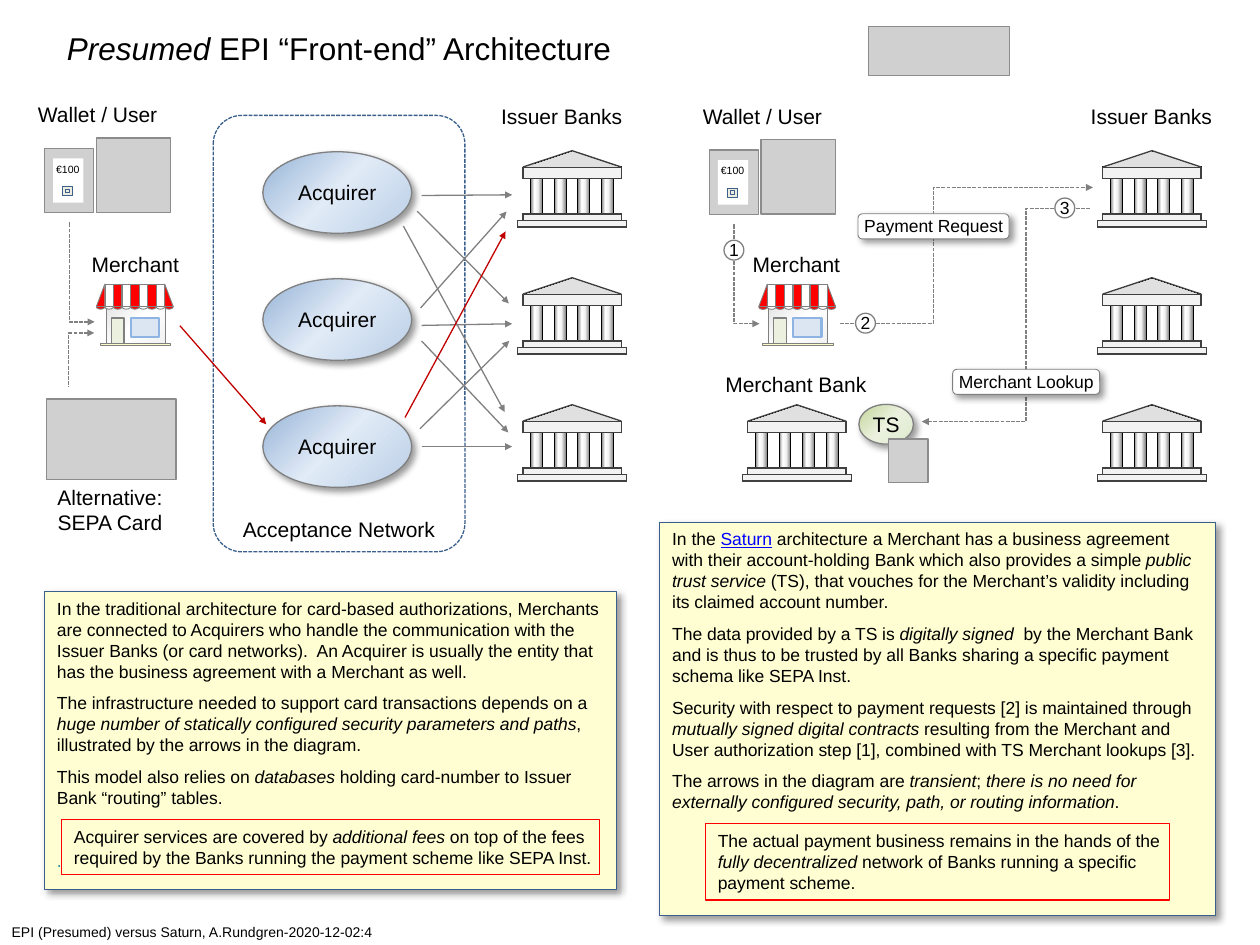
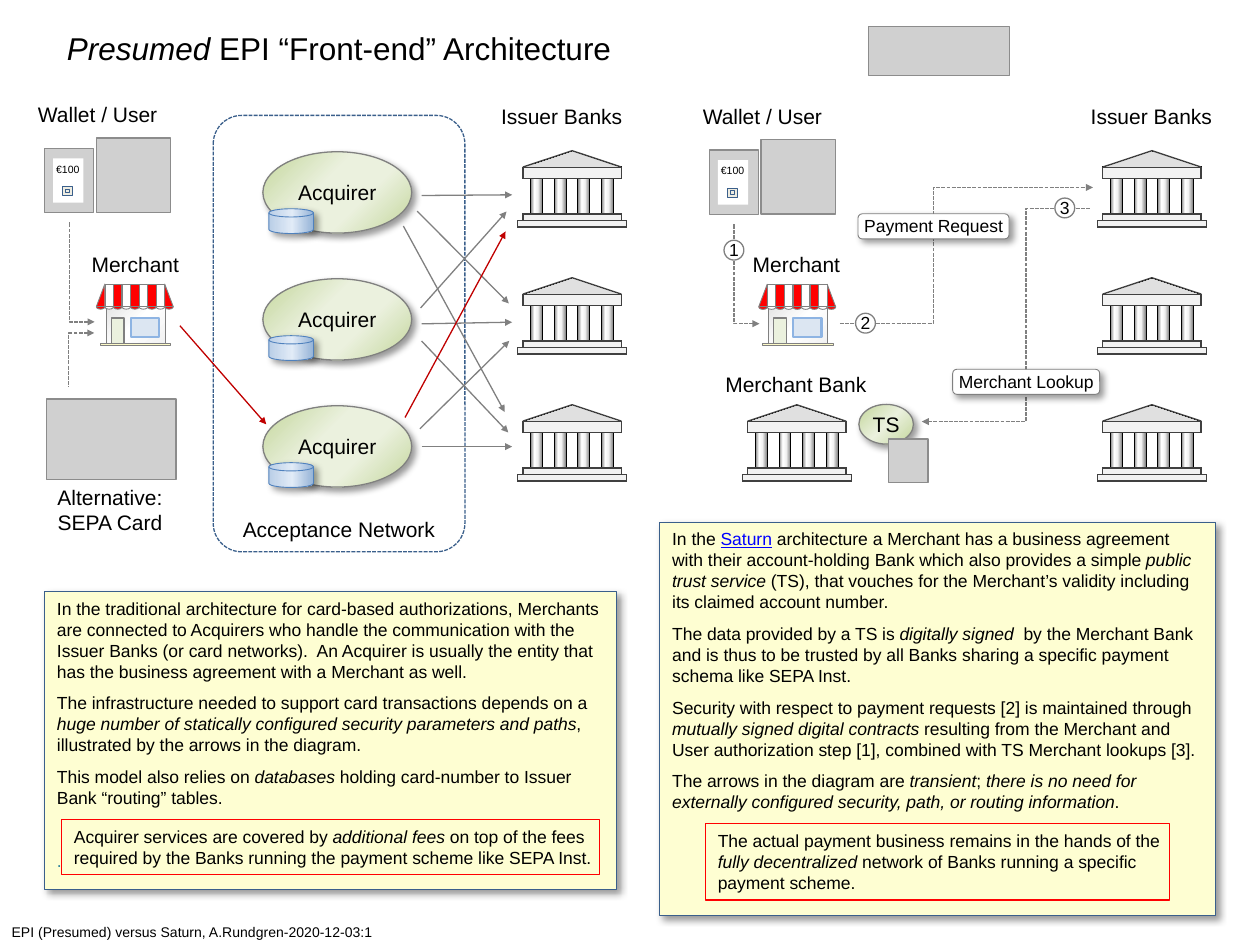
Before and after one commit to cyberphone/doc, a slide deck: slide 1 of saturn/epi(presumed)-vs-saturn.pptx. Drawn at 1260x945 pixels with LibreOffice and Linux fonts; fonts in the diff are those of the drawing; grey boxes stand for pictures. Boxes give left, top, right and bottom in pixels: in the first picture for what was removed or moved away, otherwise in the second. Text is boxed around its words. In the diff, an @@ line names an element or a change of style, - is before the commit and + after.

```diff
--- a/saturn/epi(presumed)-vs-saturn.pptx
+++ b/saturn/epi(presumed)-vs-saturn.pptx
@@ fill gradient #BBCFE7 to #E1EBF7 to #95B3D7 to gradient #C3D69B to #EBF1DE in 3 elements at (x1=263, y1=406, x2=412, y2=488), (x1=263, y1=278, x2=412, y2=360), (x1=263, y1=151, x2=412, y2=233) @@
@@ cylinder added at (x1=268, y1=209, x2=312, y2=234), fill gradient #BBCFE7 to #E1EBF7 to #95B3D7, outline #4F81BD 0.5 pt @@
@@ cylinder added at (x1=268, y1=335, x2=312, y2=360), fill gradient #BBCFE7 to #E1EBF7 to #95B3D7, outline #4F81BD 0.5 pt @@
@@ ellipse "TS" at (x1=859, y1=404, x2=914, y2=444): fill gradient #DDEBCF to #EBF1DE to #C3D69B to gradient #C3D69B to #EBF1DE @@
@@ cylinder added at (x1=268, y1=462, x2=312, y2=488), fill gradient #BBCFE7 to #E1EBF7 to #95B3D7, outline #4F81BD 0.5 pt @@
@@ text at (x1=12, y1=927, x2=372, y2=940): text changed @@
-EPI (Presumed) versus Saturn, A.Rundgren-2020-12-02:4
+EPI (Presumed) versus Saturn, A.Rundgren-2020-12-03:1
```
Also in this commit, not shown: 1 other file.
